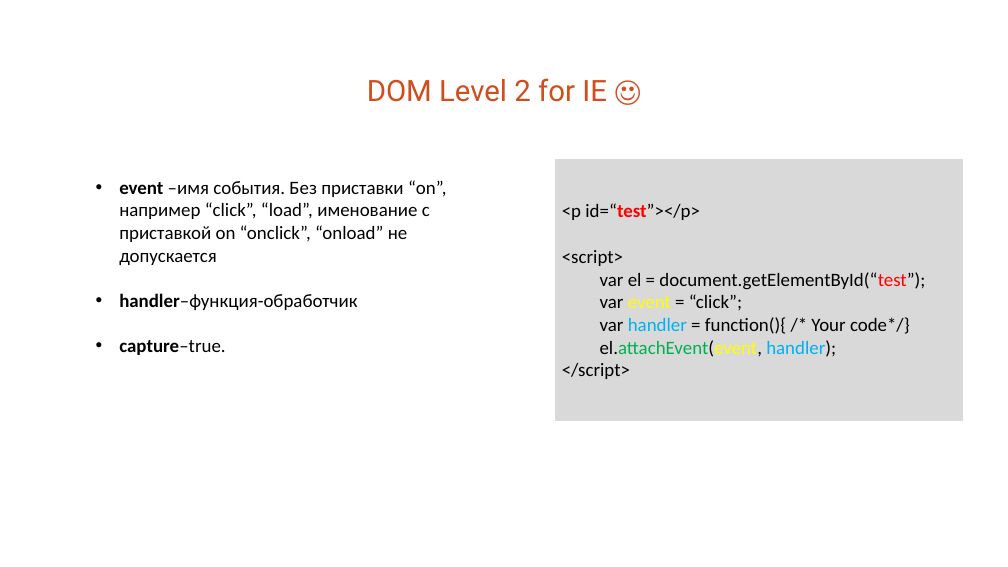
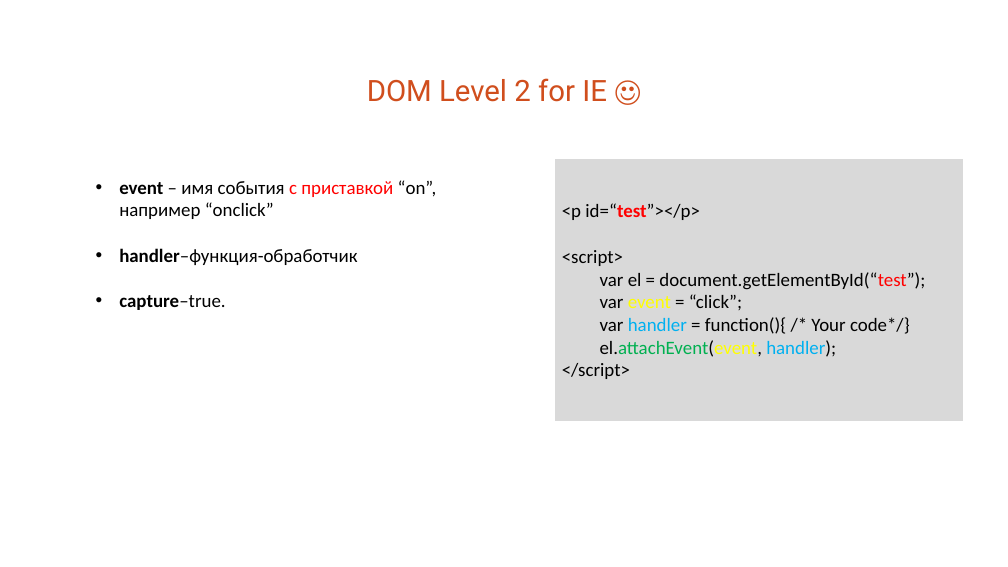
Before and after one commit to vladhrapov/trainings, a slide deck: slide 8 of events_jquery_js_frameworks_overview/events_jquery_js_frameworks_overview.pptx. Drawn at 1008x567 pixels with LibreOffice and Linux fonts; fonts in the diff are those of the drawing. Boxes give left, top, right and bottom in pixels: in the first picture for what was removed or moved away, otherwise in the second. Text is boxed around its words. In the diff, an @@ line names an element or a change of style, - is before the commit and + after.

Commit message:
Update events lecture and add materials

```diff
--- a/events_jquery_js_frameworks_overview/events_jquery_js_frameworks_overview.pptx
+++ b/events_jquery_js_frameworks_overview/events_jquery_js_frameworks_overview.pptx
@@ text at bbox=[119, 180, 437, 219]: text changed @@
-• event –имя события. Без приставки “on”, например “click”, “load”, именование с приставкой on “onclick”, “onload” не допускается
+• event – имя события с приставкой “on”, например “onclick”
```
Also in this commit, not shown: 18 other files.
